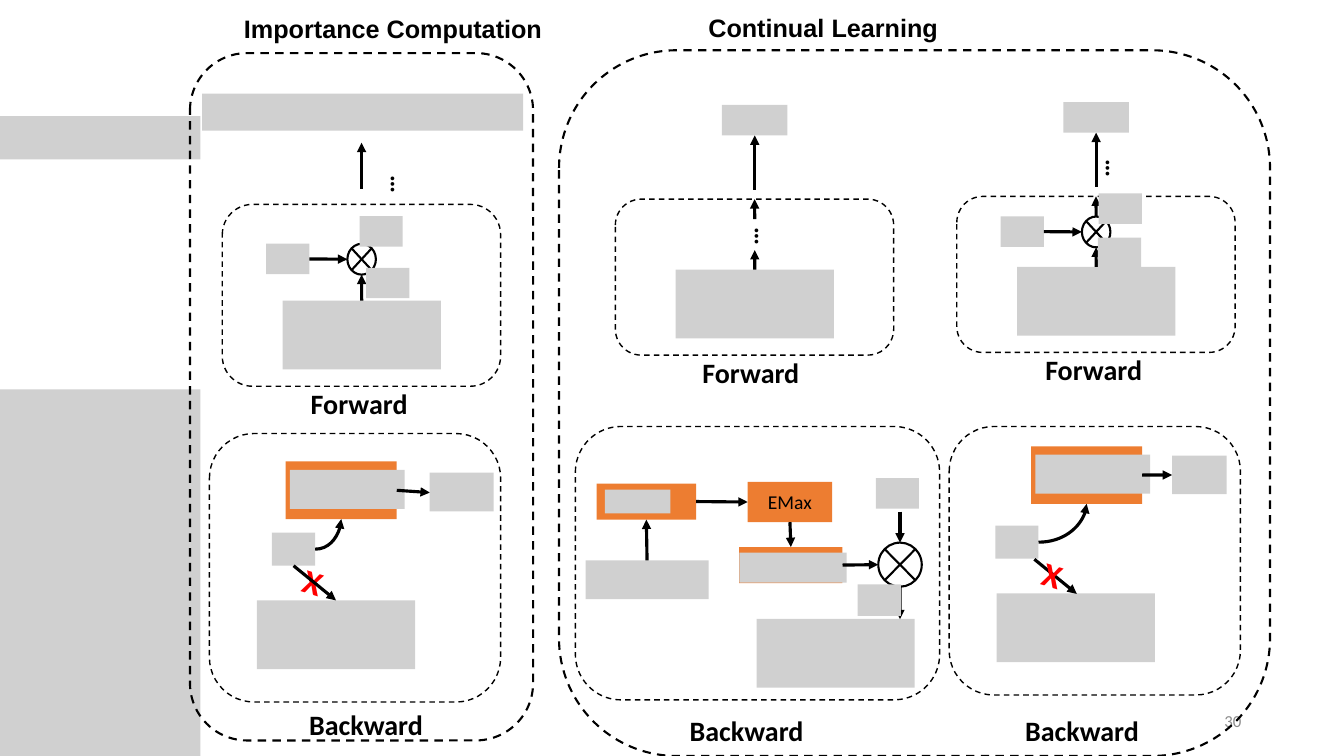
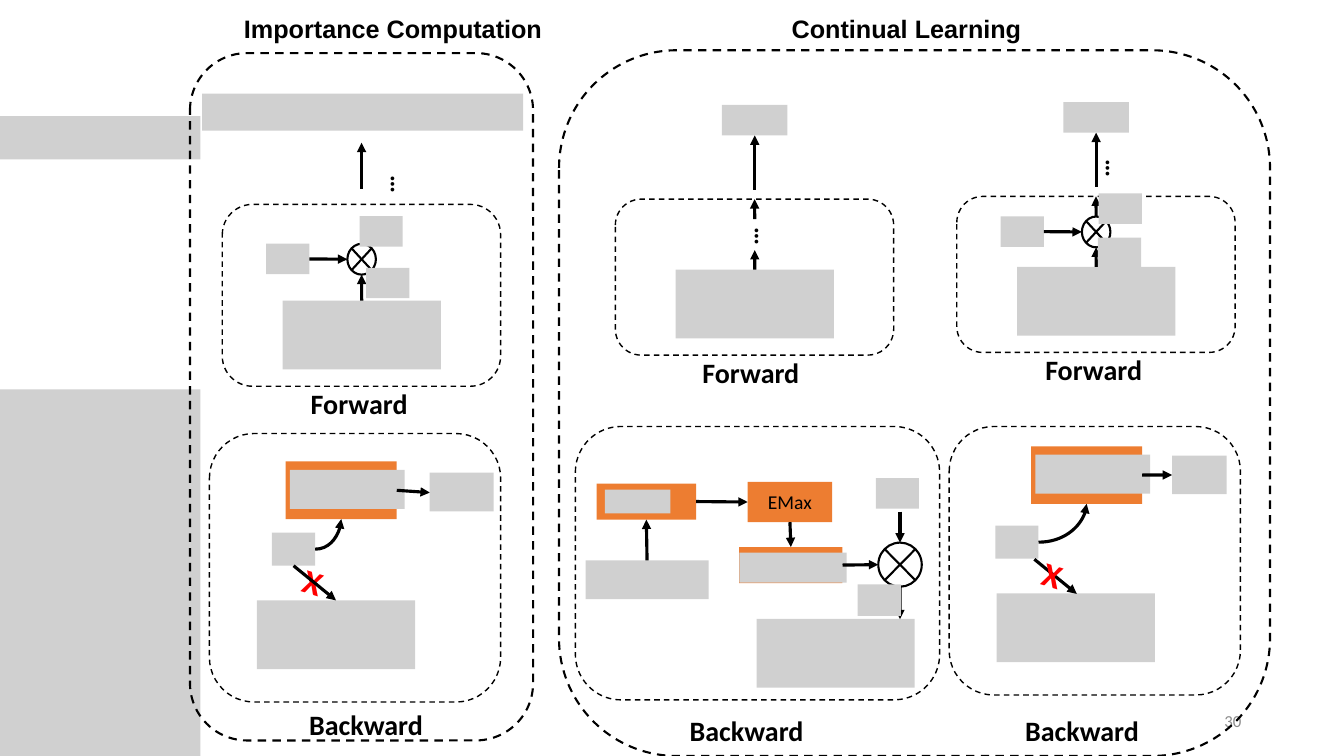
Before and after one commit to Vincent950129/Vincent950129.github.io, a slide deck: slide 30 of pdf/zixuan_defense.pptx. Drawn at 1344x756 pixels with LibreOffice and Linux fonts; fonts in the diff are those of the drawing; grey boxes stand for pictures. Boxes give left, top, right and bottom in pixels: in the first picture for what was removed or moved away, otherwise in the second. Text is boxed around its words. In the diff, an @@ line names an element or a change of style, - is before the commit and + after.

```diff
--- a/pdf/zixuan_defense.pptx
+++ b/pdf/zixuan_defense.pptx
@@ text "Continual Learning": place and size @@
-text "Continual Learning" at [708,18,938,42]
+text "Continual Learning" at [792,19,1021,44]
```
Also in this commit, not shown: 12 other slides changed.
